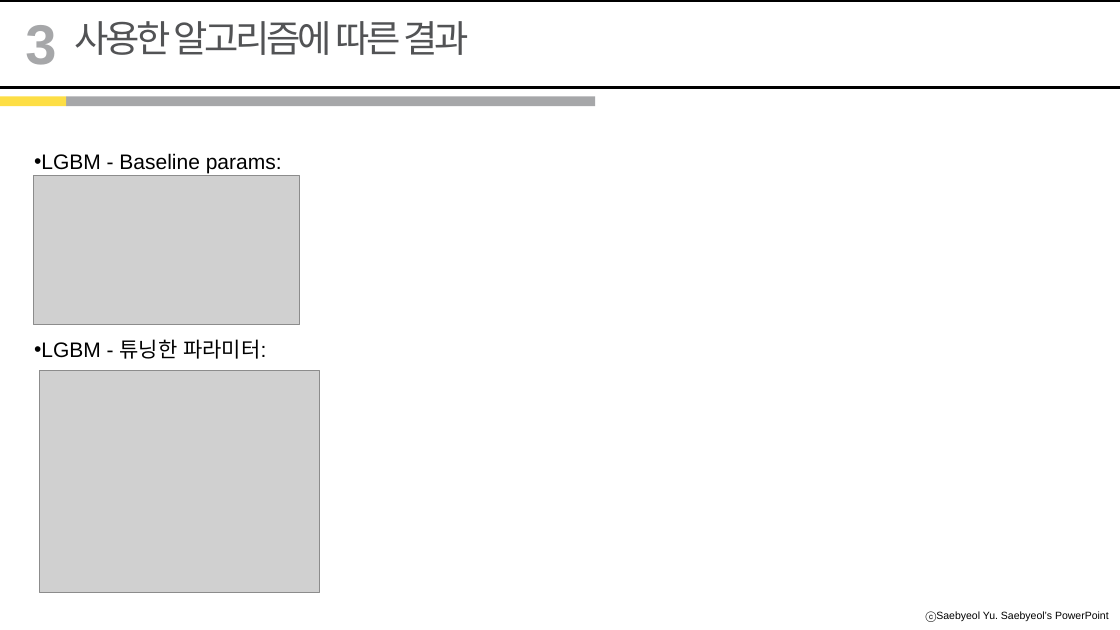
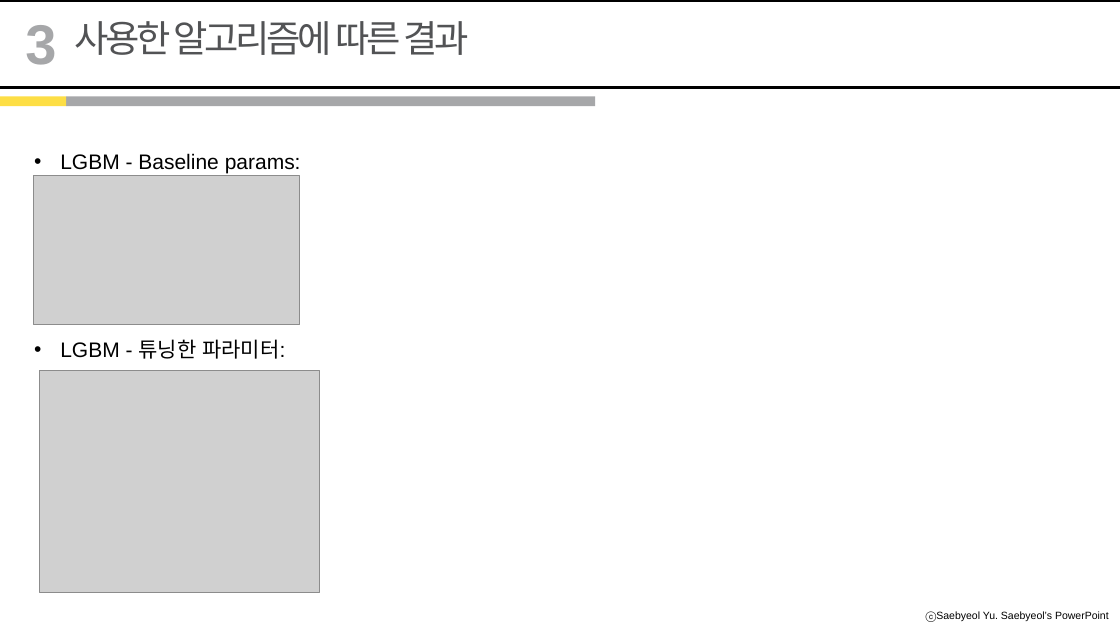
Before and after one commit to JYPark-Code/LikeLion_13th_ML_Course, a slide deck: slide 10 of 1110_2nd_team_project_submitted/2021110_돌체라떼 최종발표본.pptx. Drawn at 1120x630 pixels with LibreOffice and Linux fonts; fonts in the diff are those of the drawing; grey boxes stand for pictures. Boxes give left, top, right and bottom in pixels: in the first picture for what was removed or moved away, otherwise in the second. Text is boxed around its words. In the diff, an @@ line names an element or a change of style, - is before the commit and + after.

```diff
--- a/1110_2nd_team_project_submitted/2021110_돌체라떼 최종발표본.pptx
+++ b/1110_2nd_team_project_submitted/2021110_돌체라떼 최종발표본.pptx
@@ text "LGBM - Baseline params:" at [60,153,301,359]: indent changed @@
```
Also in this commit, not shown: 3 other slides changed, 1 other file.
